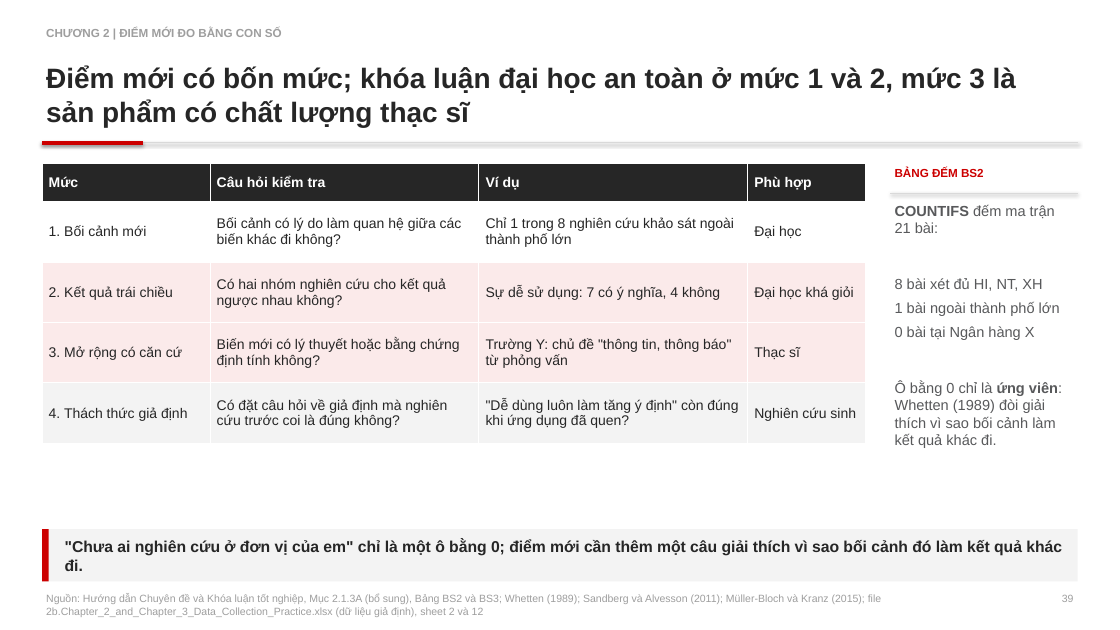
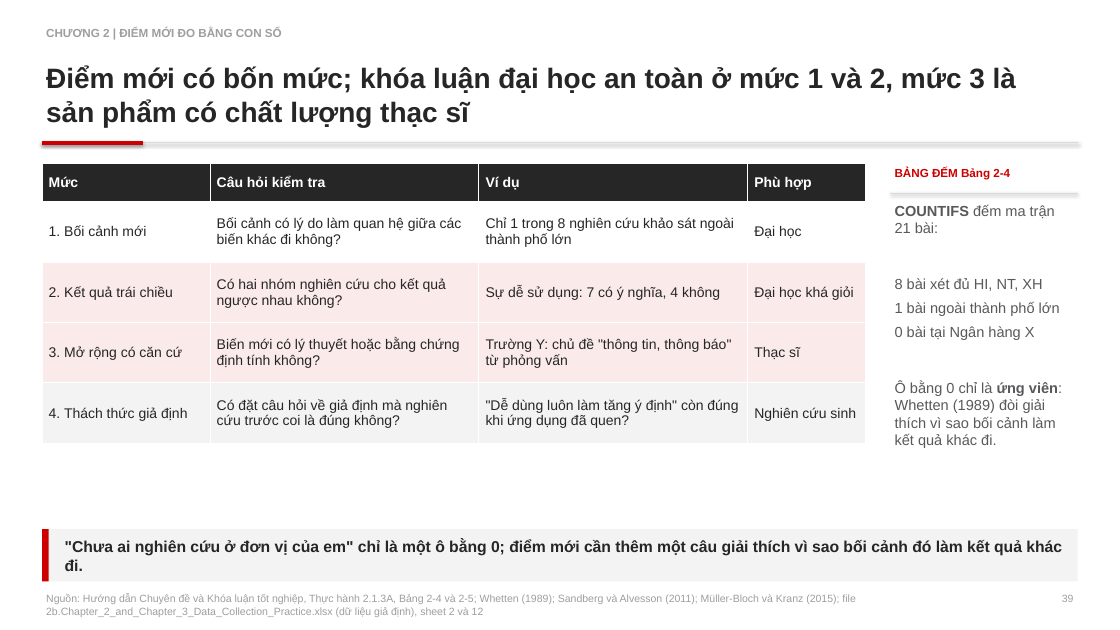
Before and after one commit to johnneinadlerr0353-bot/sachhuongdan, a slide deck: slide 39 of Core_Slide_2_HD2_Bain.pptx. Drawn at 1120x630 pixels with LibreOffice and Linux fonts; fonts in the diff are those of the drawing. Boxes give left, top, right and bottom in pixels: in the first picture for what was removed or moved away, otherwise in the second. Text is boxed around its words. In the diff, an @@ line names an element or a change of style, - is before the commit and + after.

```diff
--- a/Core_Slide_2_HD2_Bain.pptx
+++ b/Core_Slide_2_HD2_Bain.pptx
@@ text at [895, 168, 1010, 180]: text changed @@
-BẢNG ĐẾM BS2
+BẢNG ĐẾM Bảng 2-4
@@ text at [46, 594, 855, 617]: text changed @@
-Nguồn: Hướng dẫn Chuyên đề và Khóa luận tốt nghiệp, Mục 2.1.3A (bổ sung), Bảng BS2 và BS3; Whetten (1989); Sandberg và Alvesson (2011); Müller-Bloch và Kranz (2015); file 2b.Chapter_2_and_Chapter_3_Data_Collection_Practice.xlsx (dữ liệu giả định), sheet 2 và 12
+Nguồn: Hướng dẫn Chuyên đề và Khóa luận tốt nghiệp, Thực hành 2.1.3A, Bảng 2-4 và 2-5; Whetten (1989); Sandberg và Alvesson (2011); Müller-Bloch và Kranz (2015); file 2b.Chapter_2_and_Chapter_3_Data_Collection_Practice.xlsx (dữ liệu giả định), sheet 2 và 12
```
Also in this commit, not shown: 117 other slides changed, 4 other files.
